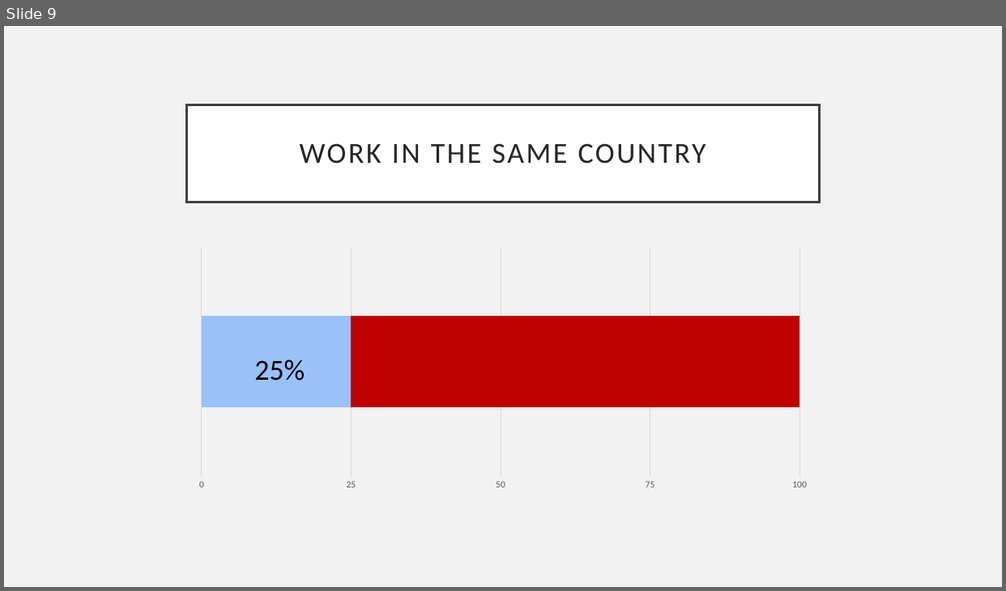
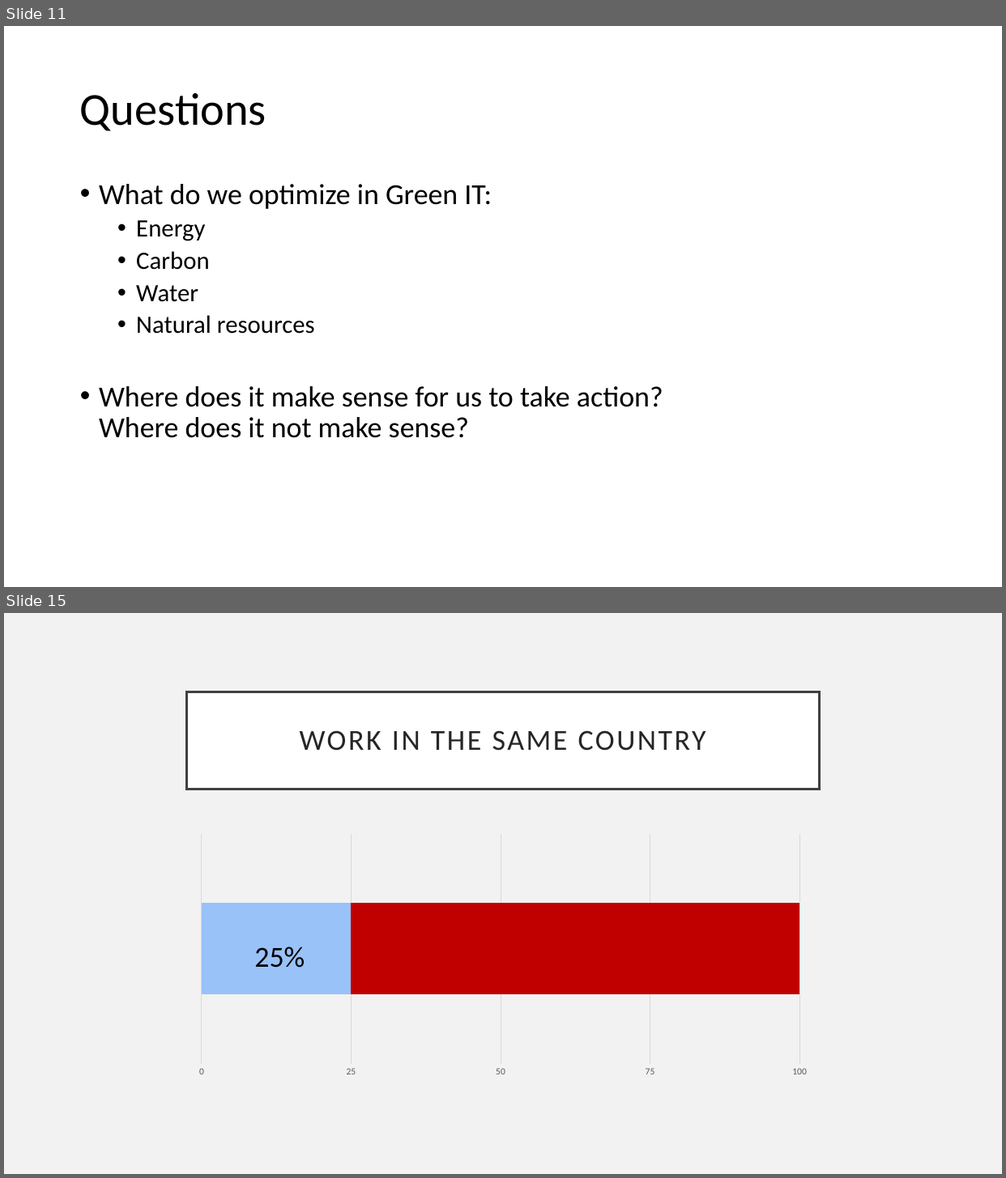
Before and after one commit to abeggchr/environmental-impact-estimator, a slide deck: talks/2023-11-23-zuehlke-architecture-day.pptx. Shown one above the other, each under a label of ours: slide 9 before the commit, slides 11 and 15 after it; the slides between them are not shown. The pictures are 1006x591 and 1006x1178 pixels, drawn with LibreOffice and Linux fonts; fonts in the diff are those of the drawing. Boxes give left, top, right and bottom in pixels: in the first picture for what was removed or moved away, otherwise in the second. Text is boxed around its words. In the diff, an @@ line names an element or a change of style, - is before the commit and + after.

```diff
--- a/talks/2023-11-23-zuehlke-architecture-day.pptx
+++ b/talks/2023-11-23-zuehlke-architecture-day.pptx
@@ slide 11 added at (x1=4, y1=26, x2=1002, y2=587), background #FFFFFF @@
@@ title added at (x1=80, y1=93, x2=266, y2=131), 44 pt, text #000000 @@
+Questions
@@ text added at (x1=99, y1=184, x2=663, y2=438), 28 pt, text #000000 @@
+• What do we optimize in Green IT:
+  • Energy
+  • Carbon
+  • Water
+  • Natural resources
+• Where does it make sense for us to take action?
+  Where does it not make sense?
@@ what was slide 9 is now slide 15 @@
```
Also in this commit, not shown: 3 slides changed, 5 other slides added, 1 other file.
